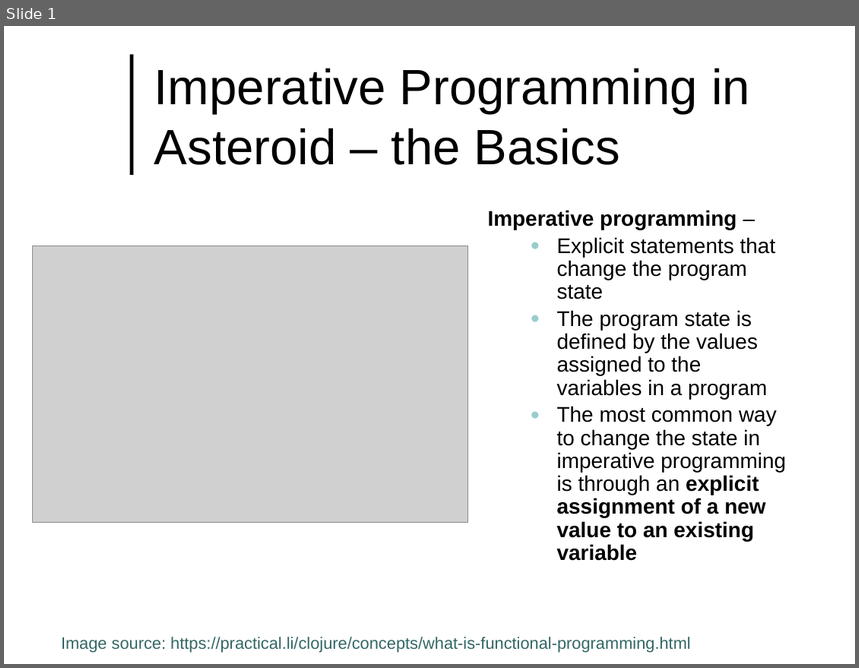
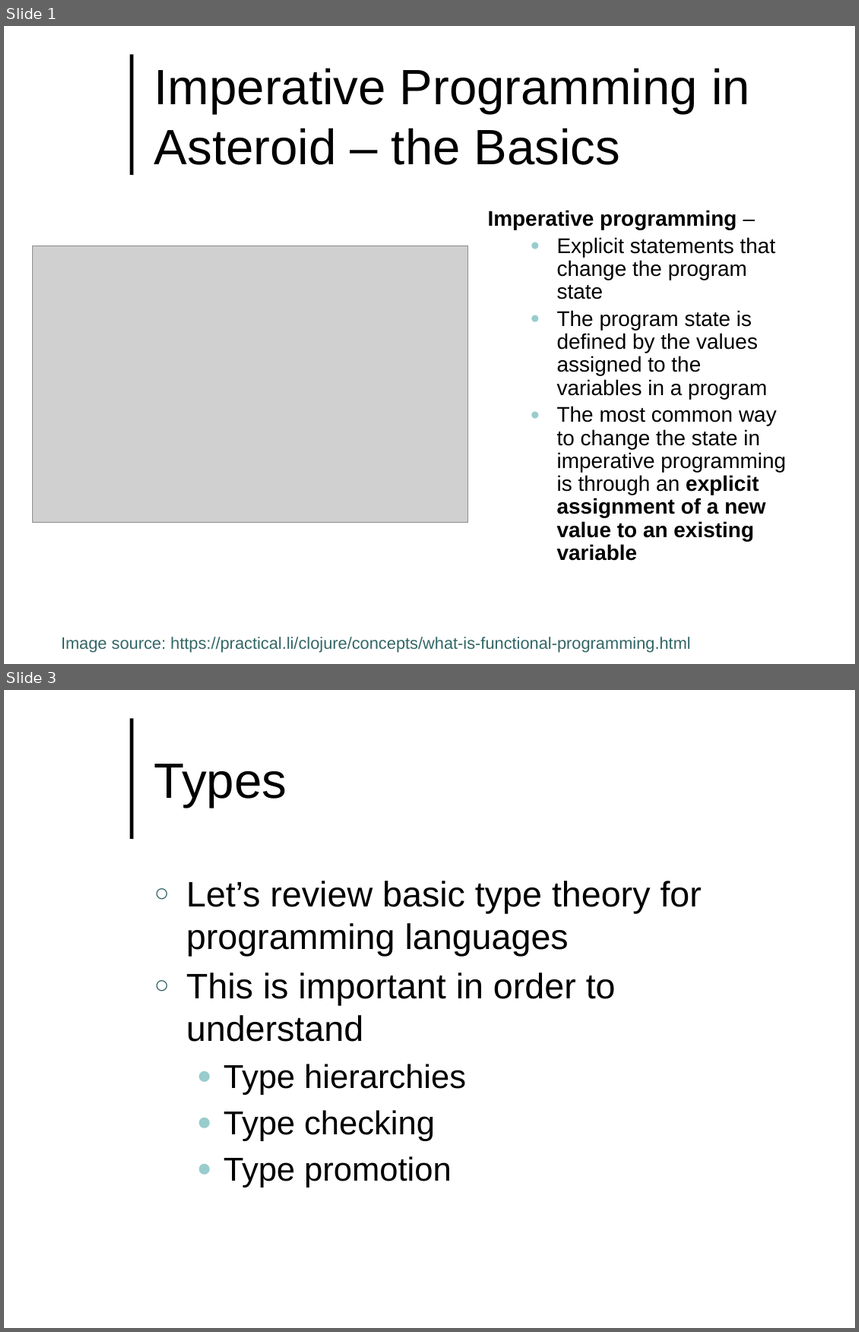
Before and after one commit to lutzhamel/CSC493, a slide deck: notes/csc493-ln002.pptx. Shown one above the other, each under a label of ours: slide 1 before the commit, slides 1 and 3 after it; the slides between them are not shown. The pictures are 859x668 and 859x1332 pixels, drawn with LibreOffice and Linux fonts; fonts in the diff are those of the drawing; grey boxes stand for pictures; background and template pictures are left out. Boxes give left, top, right and bottom in pixels: in the first picture for what was removed or moved away, otherwise in the second. Text is boxed around its words. In the diff, an @@ line names an element or a change of style, - is before the commit and + after.

```diff
--- a/notes/csc493-ln002.pptx
+++ b/notes/csc493-ln002.pptx
@@ slide 3 added at (4, 690, 855, 1328), background #FFFFFF; not listed: 1 template element that a slide beside it also shows @@
@@ title added at (154, 764, 287, 808), 42 pt, text #000000 @@
+Types
@@ text added at (186, 881, 702, 1188), 30 pt, text #000000 @@
+○ Let’s review basic type theory for programming languages
+○ This is important in order to understand
+  ● Type hierarchies
+  ● Type checking
+  ● Type promotion
```
Also in this commit, not shown: 4 slides changed, 17 other slides added, 1 slide removed, 15 other files.
